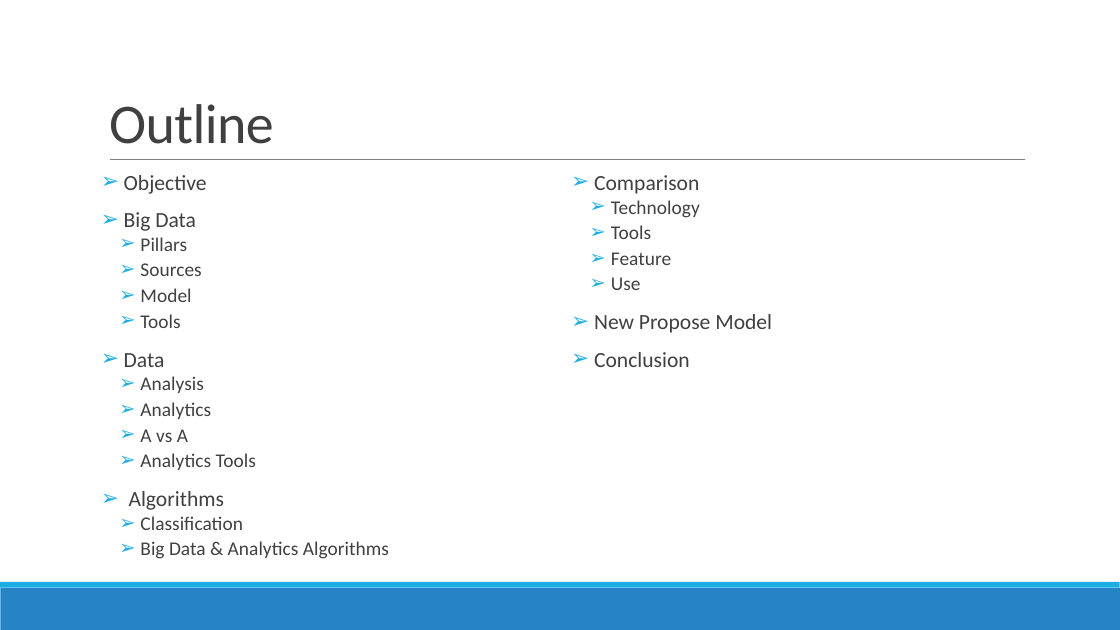
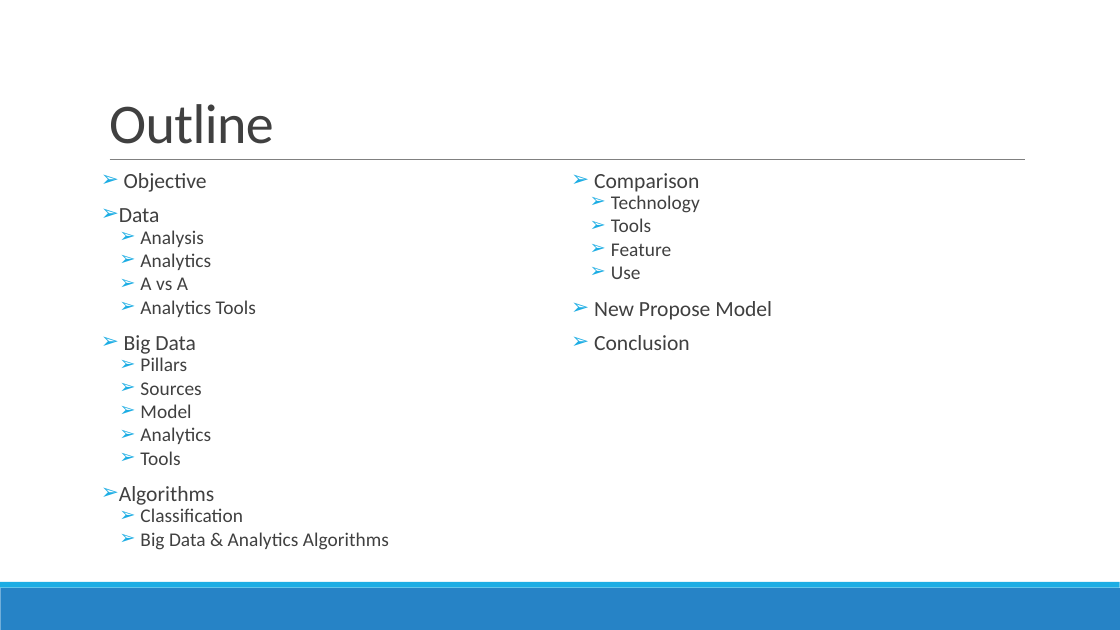
Before and after one commit to DistributedSystems-Fall2018-NEDUET/project-dist_sys, a slide deck: slide 4 of Project Interim Submission/Generic DS Framework.pptx. Drawn at 1120x630 pixels with LibreOffice and Linux fonts; fonts in the diff are those of the drawing. Boxes give left, top, right and bottom in pixels: in the first picture for what was removed or moved away, otherwise in the second. Text is boxed around its words. In the diff, an @@ line names an element or a change of style, - is before the commit and + after.

Commit message:
update outline and content
Update slide contents: rearrgning outline, rearranging slides as per new outline, add sub-points in outline.

```diff
--- a/Project Interim Submission/Generic DS Framework.pptx
+++ b/Project Interim Submission/Generic DS Framework.pptx
@@ text at [119, 173, 389, 550]: line spacing 0.8 to 0.7 @@
@@ text "Comparison" at [594, 173, 772, 350]: line spacing 0.8 to 0.7 @@
@@ text at [124, 212, 201, 328]: paragraphs removed @@
-➢ Big Data
-  ➢ Pillars
-  ➢ Sources
-  ➢ Model
-  ➢ Tools
@@ text at [124, 335, 211, 465]: paragraphs added @@
+➢ Big Data
+  ➢ Pillars
+  ➢ Sources
+  ➢ Model
+  ➢ Analytics
+  ➢ Tools
```
Also in this commit, not shown: 1 other slide changed.
